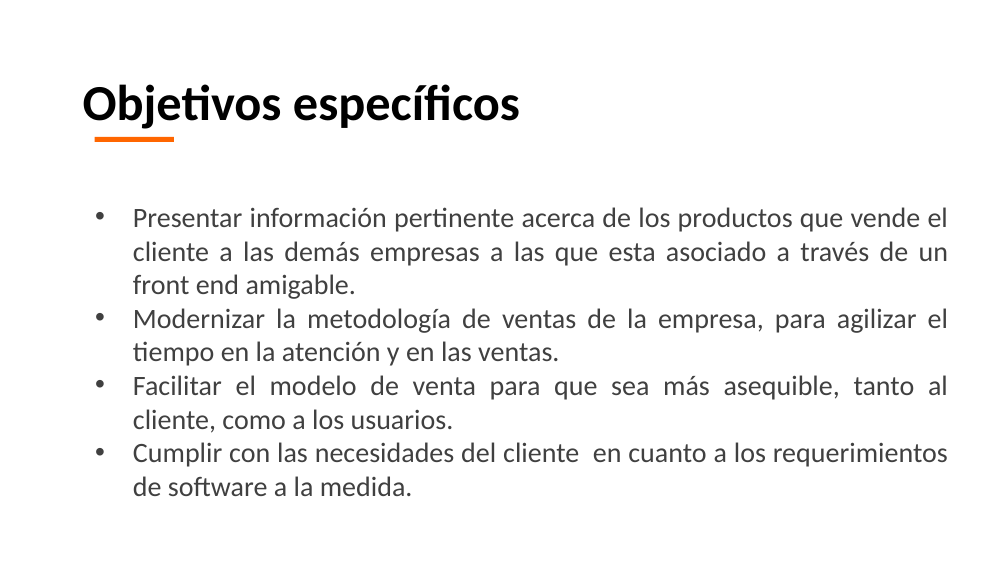
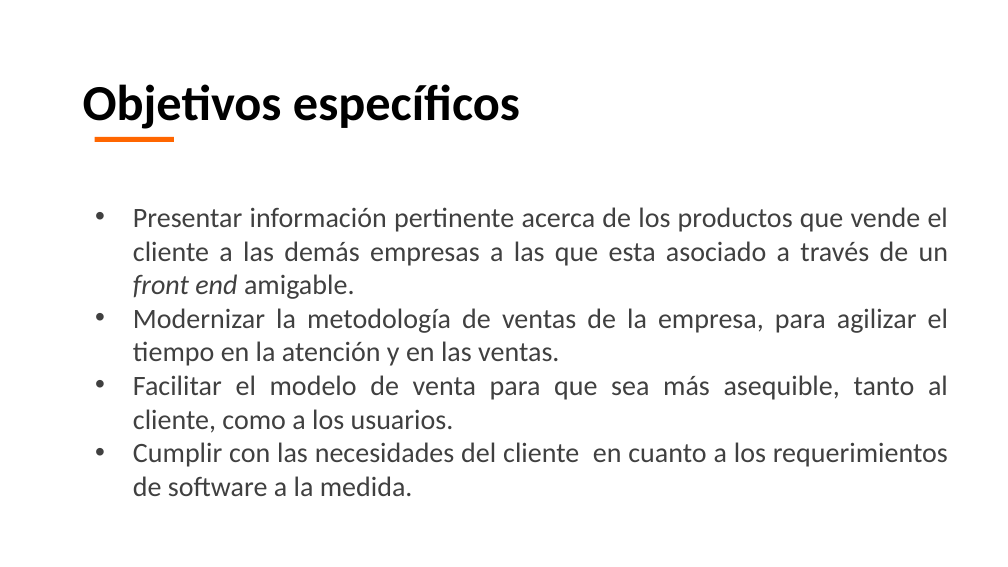
Before and after one commit to DanielAlfaro2222/proyecto-salecold, a slide deck: slide 6 of 01-Analisis/01-Componente metodologico/Proyecto.pptx. Drawn at 1008x567 pixels with LibreOffice and Linux fonts; fonts in the diff are those of the drawing; background and template pictures are left out. Boxes give left, top, right and bottom in pixels: in the first picture for what was removed or moved away, otherwise in the second. Text is boxed around its words. In the diff, an @@ line names an element or a change of style, - is before the commit and + after.

```diff
--- a/01-Analisis/01-Componente metodologico/Proyecto.pptx
+++ b/01-Analisis/01-Componente metodologico/Proyecto.pptx
@@ text at (133,207,948,299): italic on in "front end" @@
```
Also in this commit, not shown: 2 other slides changed.
